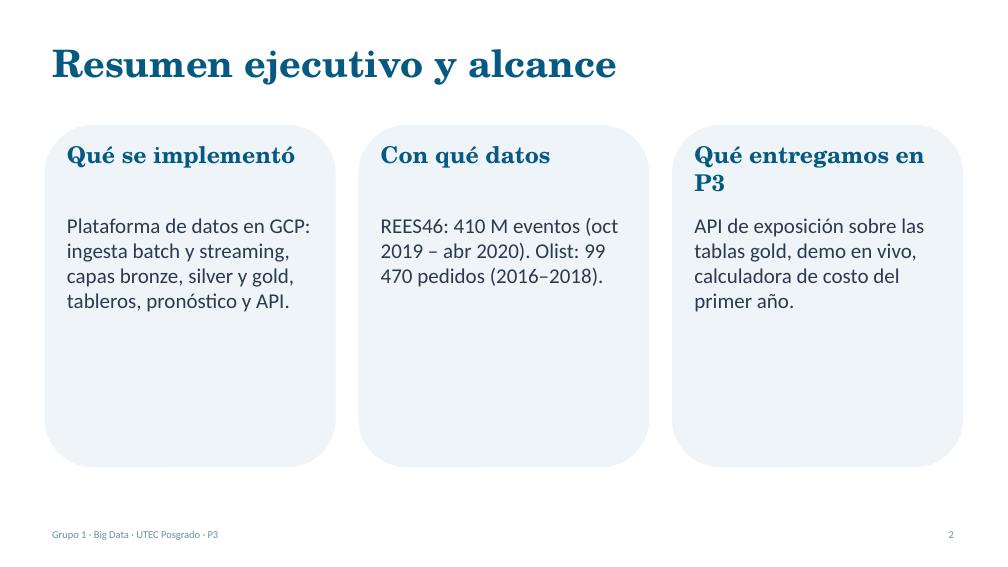
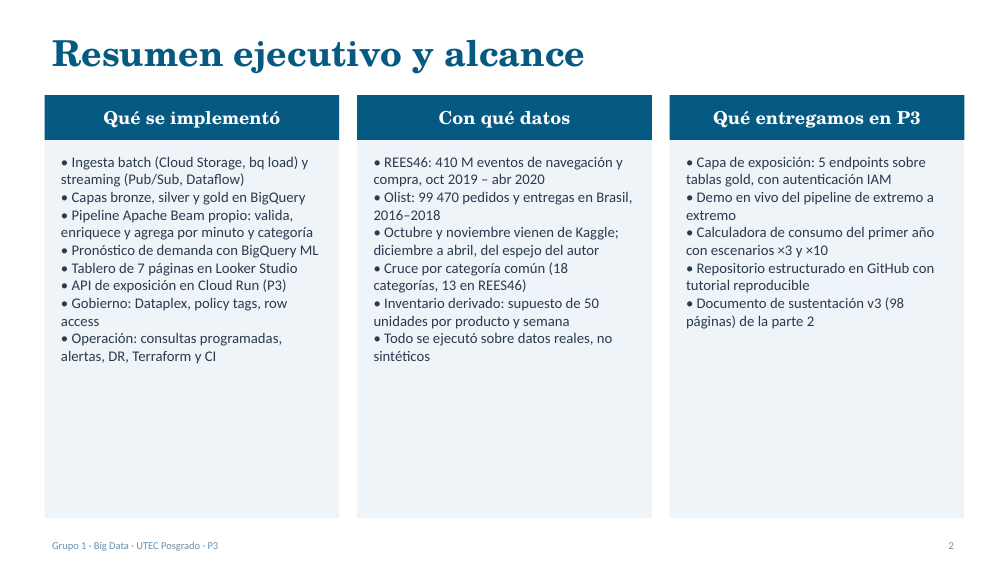
Before and after one commit to RVargasC22/bigdata-g1-ecommerce-gcp, a slide deck: slide 2 of docs/p3/Sustentacion_P3.pptx. Drawn at 1008x567 pixels with LibreOffice and Linux fonts; fonts in the diff are those of the drawing. Boxes give left, top, right and bottom in pixels: in the first picture for what was removed or moved away, otherwise in the second. Text is boxed around its words. In the diff, an @@ line names an element or a change of style, - is before the commit and + after.

Commit message:
docs(p3): diapositivas más densas con tablas, capturas y resultados medidos

```diff
--- a/docs/p3/Sustentacion_P3.pptx
+++ b/docs/p3/Sustentacion_P3.pptx
@@ text "Resumen ejecutivo y alcance" at <box>52,39,586,74</box>: size 36 to 34 pt @@
@@ size 22 to 17 pt, text colour #065A82 to #FFFFFF; alignment left to centre; vertical alignment top to middle; fill none to #065A82 in 3 elements at <box>357,95,652,140</box>, <box>670,95,965,140</box>, <box>45,95,340,140</box> @@
@@ rectangle "Qué se implementó": place and size @@
-rectangle "Qué se implementó" at <box>67,146,295,168</box>
+rectangle "Qué se implementó" at <box>45,95,340,140</box>
@@ rounded rectangle to rectangle in 3 elements at <box>357,95,652,518</box>, <box>670,95,965,518</box>, <box>45,95,340,518</box> @@
@@ rectangle: place and size @@
-rectangle at <box>45,125,336,467</box>
+rectangle at <box>45,95,340,518</box>
@@ rectangle "Con qué datos": place and size @@
-rectangle "Con qué datos" at <box>381,146,550,168</box>
+rectangle "Con qué datos" at <box>357,95,652,140</box>
@@ rectangle: place and size @@
-rectangle at <box>358,125,650,467</box>
+rectangle at <box>357,95,652,518</box>
@@ rectangle "Qué entregamos en P3": place and size @@
-rectangle "Qué entregamos en P3" at <box>694,146,925,192</box>
+rectangle "Qué entregamos en P3" at <box>670,95,965,140</box>
@@ rectangle: place and size @@
-rectangle at <box>672,125,963,467</box>
+rectangle at <box>670,95,965,518</box>
@@ text at <box>61,156,319,364</box>: text changed; size 20 to 14 pt @@
-Plataforma de datos en GCP: ingesta batch y streaming, capas bronze, silver y gold, tableros, pronóstico y API.
+• Ingesta batch (Cloud Storage, bq load) y streaming (Pub/Sub, Dataflow)
+• Capas bronze, silver y gold en BigQuery
+• Pipeline Apache Beam propio: valida, enriquece y agrega por minuto y categoría
+• Pronóstico de demanda con BigQuery ML
+• Tablero de 7 páginas en Looker Studio
+• API de exposición en Cloud Run (P3)
+• Gobierno: Dataplex, policy tags, row access
+• Operación: consultas programadas, alertas, DR, Terraform y CI
@@ text at <box>374,157,632,361</box>: text changed; size 20 to 14 pt @@
-REES46: 410 M eventos (oct 2019 – abr 2020). Olist: 99 470 pedidos (2016–2018).
+• REES46: 410 M eventos de navegación y compra, oct 2019 – abr 2020
+• Olist: 99 470 pedidos y entregas en Brasil, 2016–2018
+• Octubre y noviembre vienen de Kaggle; diciembre a abril, del espejo del autor
+• Cruce por categoría común (18 categorías, 13 en REES46)
+• Inventario derivado: supuesto de 50 unidades por producto y semana
+• Todo se ejecutó sobre datos reales, no sintéticos
@@ text at <box>686,156,935,329</box>: text changed; size 20 to 14 pt @@
-API de exposición sobre las tablas gold, demo en vivo, calculadora de costo del primer año.
+• Capa de exposición: 5 endpoints sobre tablas gold, con autenticación IAM
+• Demo en vivo del pipeline de extremo a extremo
+• Calculadora de consumo del primer año con escenarios ×3 y ×10
+• Repositorio estructurado en GitHub con tutorial reproducible
+• Documento de sustentación v3 (98 páginas) de la parte 2
@@ text "Grupo 1 · Big Data ...": place and size @@
-text "Grupo 1 · Big Data ..." at <box>52,531,219,540</box>
+text "Grupo 1 · Big Data ..." at <box>52,542,219,551</box>
@@ text "2": place and size @@
-text "2" at <box>949,531,954,538</box>
+text "2" at <box>949,542,954,549</box>
```
Also in this commit, not shown: 7 other slides changed, 6 slides added, 3 slides removed, 1 other file.
